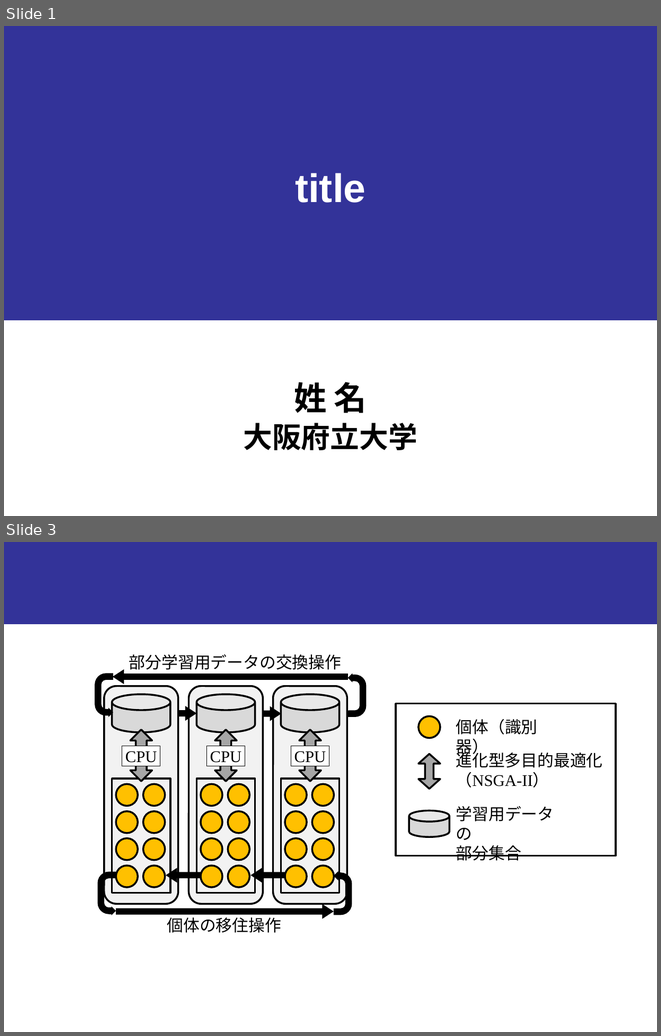
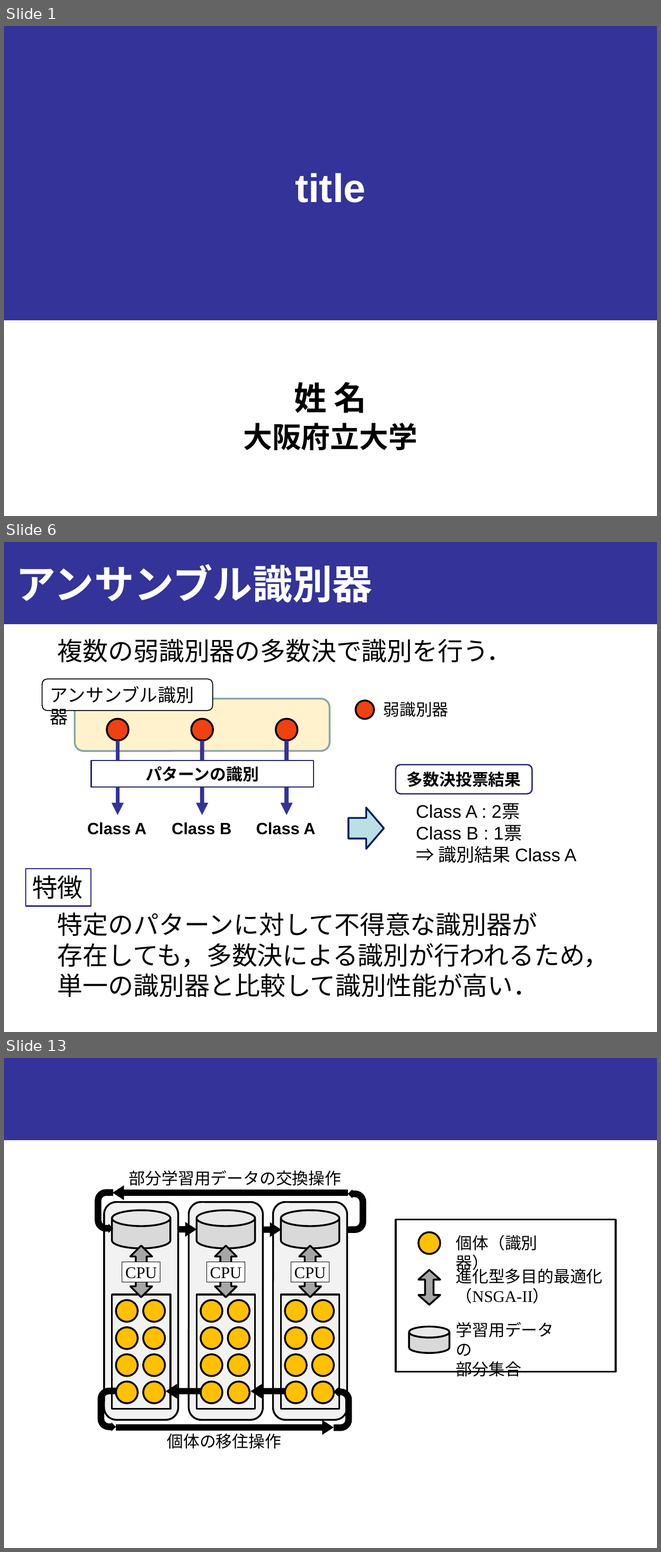
Before and after one commit to onikUone/Junior_slides, a slide deck: Junior_下書き.pptx. Shown one above the other, each under a label of ours: slides 1 and 3 before the commit, slides 1, 6 and 13 after it; the slides between them are not shown. The pictures are 661x1036 and 661x1552 pixels, drawn with LibreOffice and Linux fonts; fonts in the diff are those of the drawing. Boxes give left, top, right and bottom in pixels: in the first picture for what was removed or moved away, otherwise in the second. Text is boxed around its words. In the diff, an @@ line names an element or a change of style, - is before the commit and + after.

```diff
--- a/Junior_下書き.pptx
+++ b/Junior_下書き.pptx
@@ slide 6 added at [4, 542, 657, 1032], background #FFFFFF; not listed: 1 template element that a slide beside it also shows @@
@@ title added at [16, 564, 372, 602], 44 pt, text #FFFFFF, bold @@
+アンサンブル識別器
@@ text added at [58, 638, 512, 662], 28 pt, text #000000 @@
+複数の弱識別器の多数決で識別を行う．
@@ group added at [42, 679, 329, 751]: 3 ellipses, 2 rounded rectangles @@
+アンサンブル識別器
@@ ellipse added at [355, 700, 373, 719], fill #EF4111, outline #000000 2 pt @@
@@ text added at [383, 702, 448, 717], 18 pt, text #000000 @@
+弱識別器
@@ arrow added from (117, 741) to (117, 815), #333399 4.5 pt @@
@@ arrow added from (202, 741) to (202, 815), #333399 4.5 pt @@
@@ arrow added from (286, 741) to (286, 815), #333399 4.5 pt @@
@@ rectangle added at [91, 761, 314, 787], fill #FFFFFF, outline #262673 1.5 pt, 18 pt, text #000000, bold @@
+パターンの識別
@@ rounded rectangle added at [396, 765, 532, 794], fill #FFFFFF, outline #262673 1.5 pt, 18 pt, text #000000, bold @@
+多数決投票結果
@@ right arrow added at [348, 808, 383, 849], fill #BBE0E3, outline #002060 2 pt @@
@@ text added at [416, 803, 576, 863], 20 pt, text #000000 @@
+Class A : 2票
+Class B : 1票
+⇒ 識別結果 Class A
@@ text added at [87, 822, 147, 835], 18 pt, text #000000, bold @@
+Class A
@@ text added at [171, 822, 231, 835], 18 pt, text #000000, bold @@
+Class B
@@ text added at [256, 822, 315, 835], 18 pt, text #000000, bold @@
+Class A
@@ rectangle added at [26, 868, 91, 906], outline #2D2D8A 1.5 pt, 28 pt, text #000000 @@
+特徴
@@ text added at [58, 912, 609, 997], 28 pt, text #000000 @@
+特定のパターンに対して不得意な識別器が
+存在しても，多数決による識別が行われるため，
+単一の識別器と比較して識別性能が高い．
@@ what was slide 3 is now slide 13 @@
```
Also in this commit, not shown: 10 other slides added, 1 slide removed, 6 other files.
